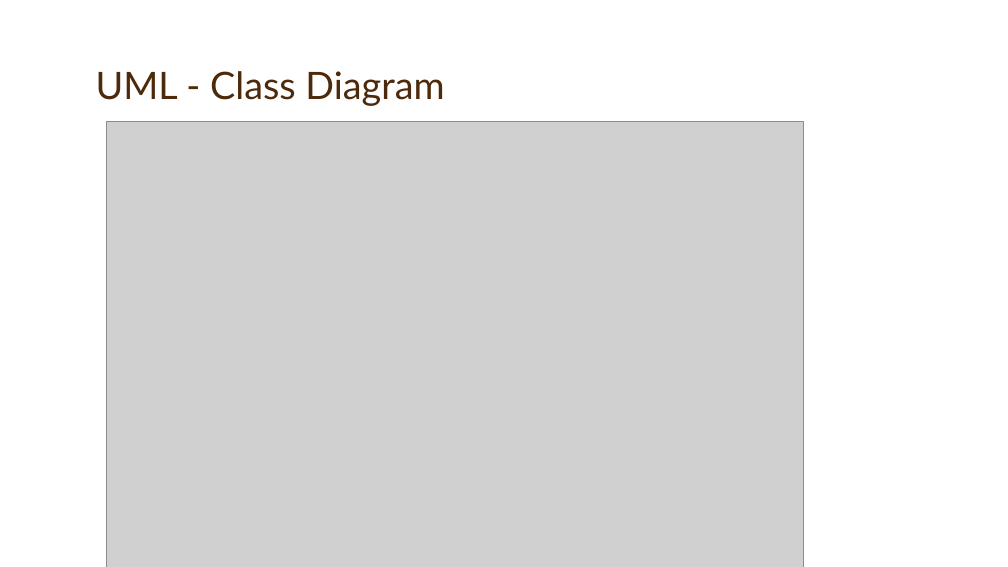
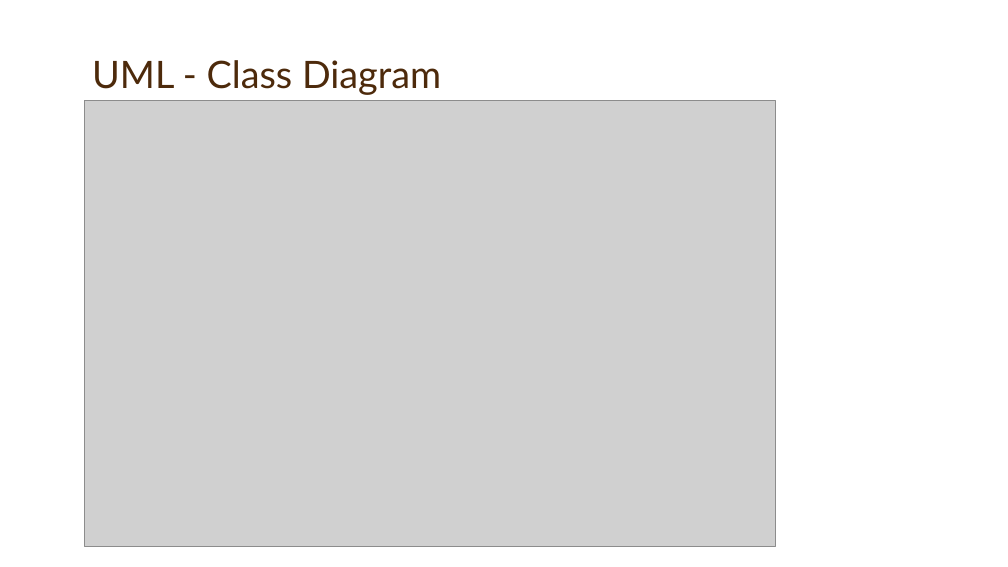
Before and after one commit to bdintu/Millionaire-Ladgabang, a slide deck: slide 6 of Doc/Presentation1.pptx (slide 7 before the commit). Drawn at 1008x567 pixels with LibreOffice and Linux fonts; fonts in the diff are those of the drawing; grey boxes stand for pictures; background and template pictures are left out. Boxes give left, top, right and bottom in pixels: in the first picture for what was removed or moved away, otherwise in the second. Text is boxed around its words. In the diff, an @@ line names an element or a change of style, - is before the commit and + after.

```diff
--- a/Doc/Presentation1.pptx
+++ b/Doc/Presentation1.pptx
@@ title "UML - Class Diagram": place and size @@
-title "UML - Class Diagram" at (96, 71, 444, 106)
+title "UML - Class Diagram" at (92, 60, 441, 95)
@@ picture: place and size @@
-picture at (107, 121, 803, 567)
+picture at (85, 101, 776, 547)
```
Also in this commit, not shown: 2 other slides changed, 3 slides added, 10 slides removed, 2 other files.
